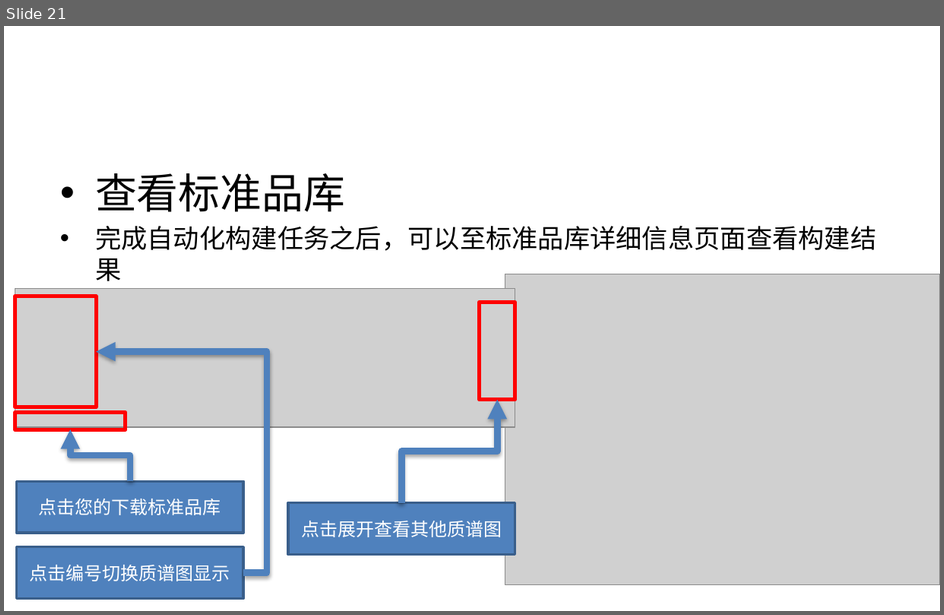
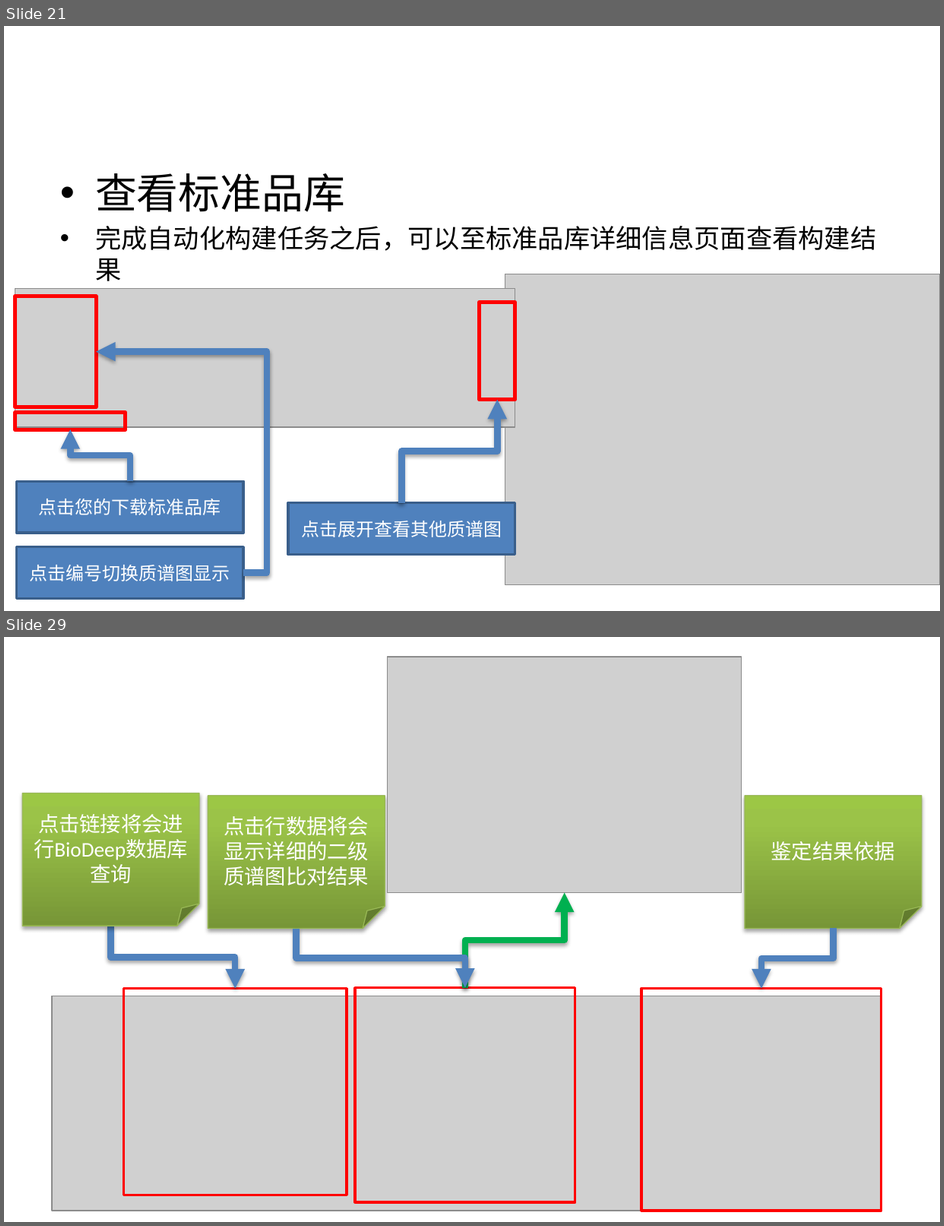
Before and after one commit to BioDeep/docs, a slide deck: Tutorials.pptx. Shown one above the other, each under a label of ours: slide 21 before the commit, slides 21 and 29 after it; the slides between them are not shown. The pictures are 944x615 and 944x1226 pixels, drawn with LibreOffice and Linux fonts; fonts in the diff are those of the drawing; grey boxes stand for pictures. Boxes give left, top, right and bottom in pixels: in the first picture for what was removed or moved away, otherwise in the second. Text is boxed around its words. In the diff, an @@ line names an element or a change of style, - is before the commit and + after.

```diff
--- a/Tutorials.pptx
+++ b/Tutorials.pptx
@@ slide 29 added at (4,637,940,1222), background #FFFFFF @@
@@ picture added at (388,657,742,892) @@
@@ folded corner added at (23,794,199,927), fill gradient #779737 to #9BC348 to #9DC746, outline #98B955 0.75 pt, 16 pt, text #FFFFFF @@
+点击链接将会进行BioDeep数据库查询
@@ folded corner added at (208,796,385,929), fill gradient #779737 to #9BC348 to #9DC746, outline #98B955 0.75 pt, 16 pt, text #FFFFFF @@
+点击行数据将会显示详细的二级质谱图比对结果
@@ folded corner added at (745,796,921,929), fill gradient #779737 to #9BC348 to #9DC746, outline #98B955 0.75 pt, 16 pt, text #FFFFFF @@
+鉴定结果依据
@@ elbow arrow added from (465, 988) to (565, 892), #00B050 5 pt @@
@@ elbow arrow added from (110, 927) to (235, 988), #4F81BD 5 pt @@
@@ elbow arrow added from (296, 928) to (465, 988), #4F81BD 5 pt @@
@@ elbow arrow added from (834, 928) to (762, 988), #4F81BD 5 pt @@
@@ picture added at (52,996,881,1210) @@
@@ rectangle added at (124,988,347,1194), outline #FF0000 2 pt @@
@@ rectangle added at (355,988,576,1202), outline #FF0000 2 pt @@
@@ rectangle added at (642,988,881,1210), outline #FF0000 2 pt @@
```
Also in this commit, not shown: 10 other slides added.
